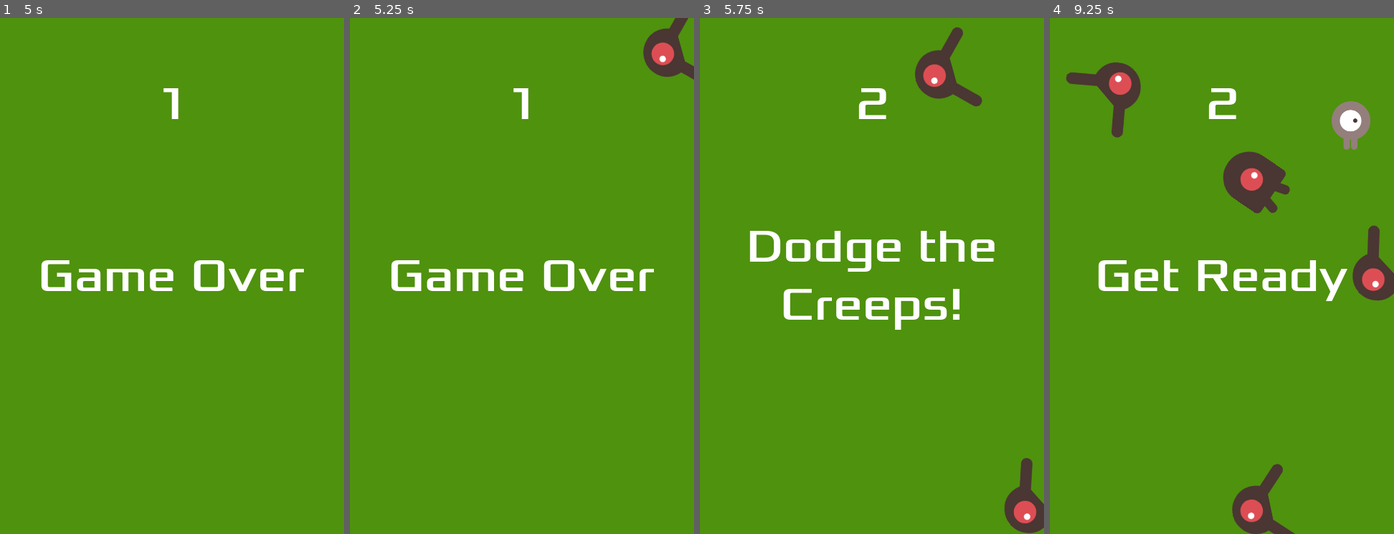
Above: before the commit, frames 1-4 (left to right).
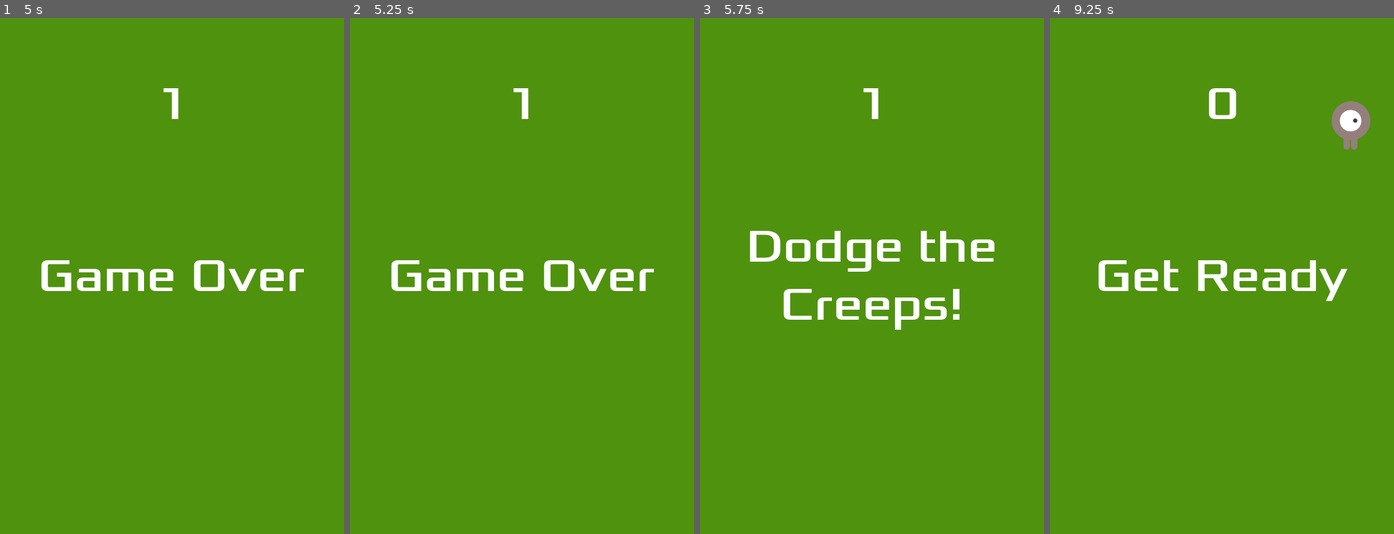
Above: after the commit, the same moments.

Repository: ShiyinLee/DodgeTheCreepGame
Game: Godot game, scene res://main.tscn
The game is run twice, just before and just after one commit, with the same random seed, the same clock (stepped at 60 frames per second) and the same inputs.
Inputs:
- Up to frame 1 (5 s): click "Start" at 0.5 s; tap Enter at 1.25 s; hold Right (move_right) 1.28-2.03 s; hold Down (move_down) 2.03-2.78 s; hold Right (move_right) 2.78-3.53 s; hold Up (move_up) 3.53-4.28 s; hold Left (move_left) from 4.28 s (still down)
- Up to frame 2 (5.25 s): keep holding Left (move_left); tap Space at 5 s
- Up to frame 3 (5.75 s): keep holding Left (move_left)
- Up to frame 4 (9.25 s): release Left (move_left) at 5.78 s; hold Down (move_down) 5.78-6.53 s; hold Right (move_right) 6.53-7.25 s; click "Start" at 7.25 s; hold Up (move_up) 8.03-8.78 s; hold Right (move_right) from 8.78 s (still down)

Frame 1 is identical in both runs. In frame 2, 1.1% of the frame differs, in the area x 85-100%, y 0-12%; in frame 3, 2.5%; in frame 4, 5.2%, in the area x 4-100%, y 8-100%.

Commit message:
Third commit

Diff:
--- a/main.gd
+++ b/main.gd
@@ -5,7 +5,7 @@
 
 
 func game_over():
-	#$StartTimer.stop() # Stop it so it doesn't restart the others
+	$StartTimer.stop() # Stop it so it doesn't restart the others
 	$ScoreTimer.stop()
 	$MobTimer.stop()
 	$HUD.update_score(score)
